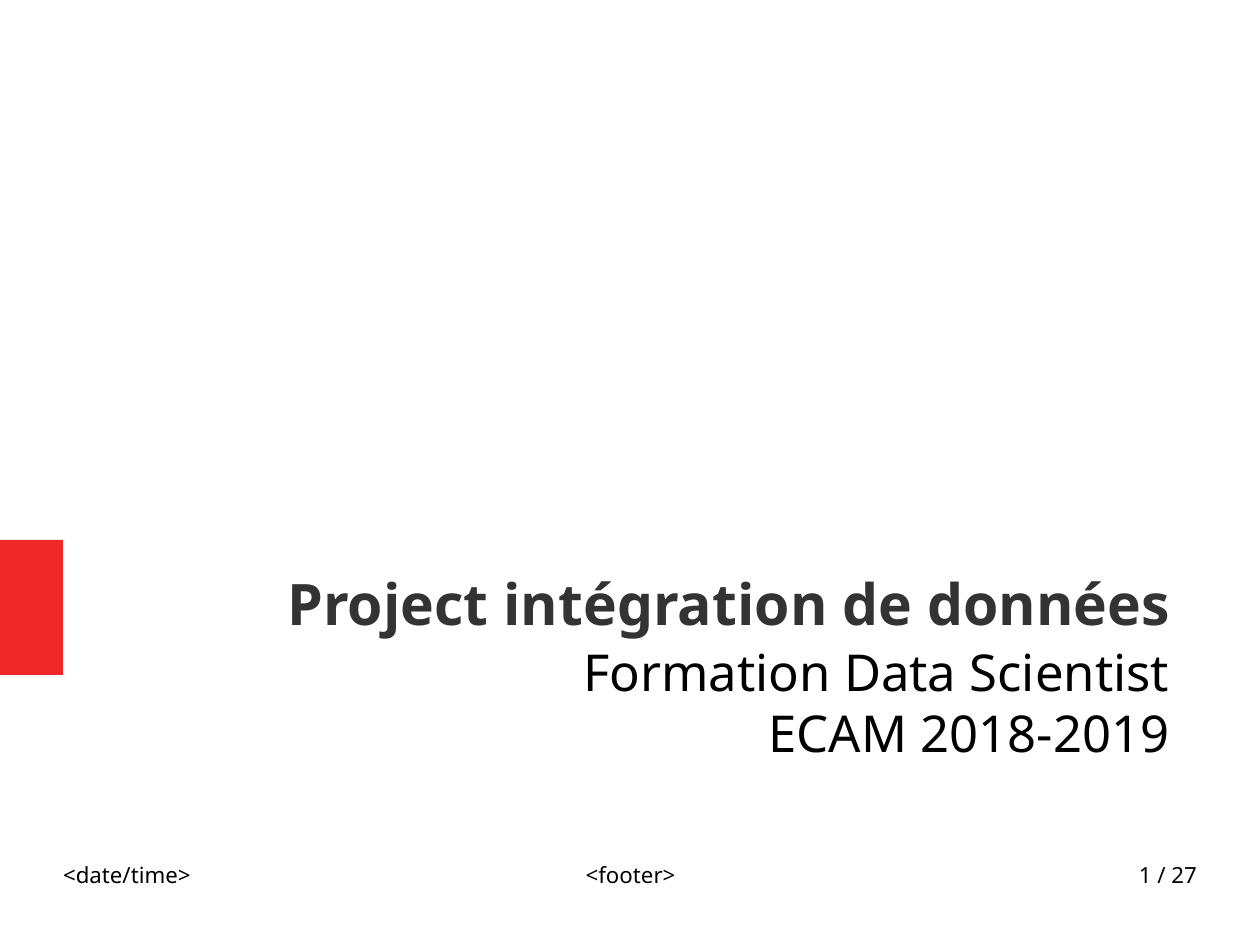
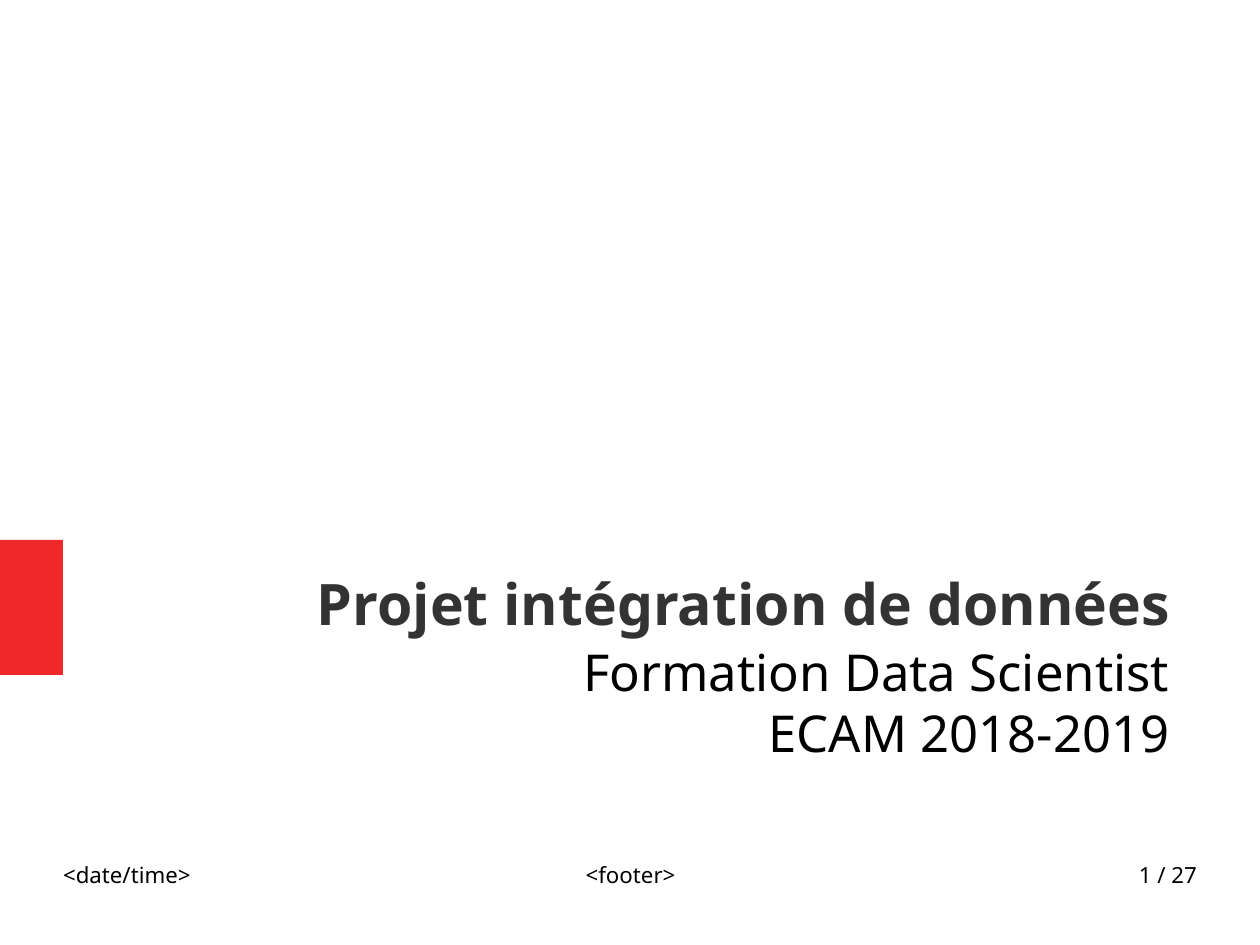
Before and after one commit to konyshev/ecam_ds, a slide deck: slide 1 of IntProj/Slides.odp. Drawn at 1260x945 pixels with LibreOffice and Linux fonts; fonts in the diff are those of the drawing. Boxes give left, top, right and bottom in pixels: in the first picture for what was removed or moved away, otherwise in the second. Text is boxed around its words. In the diff, an @@ line names an element or a change of style, - is before the commit and + after.

```diff
--- a/IntProj/Slides.odp
+++ b/IntProj/Slides.odp
@@ title at [317, 581, 1170, 639]: text changed @@
-Project intégration de données
+Projet intégration de données
```
Also in this commit, not shown: 18 other slides changed, 2 other files.
